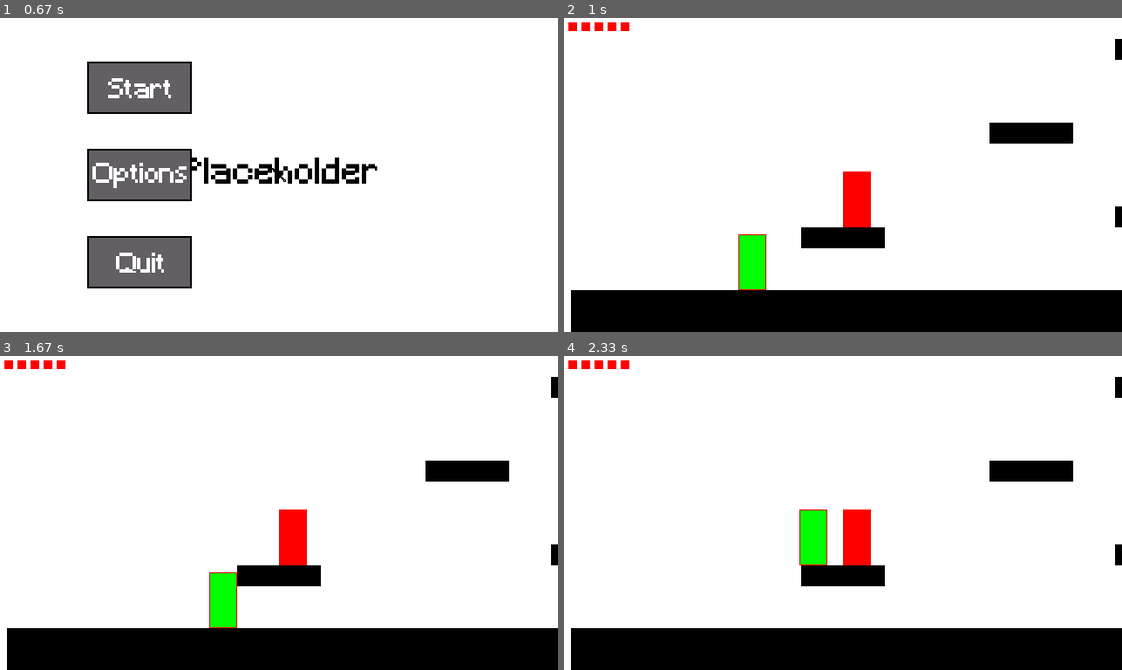
Above: before the commit, frames 1-4 (two rows, left to right).
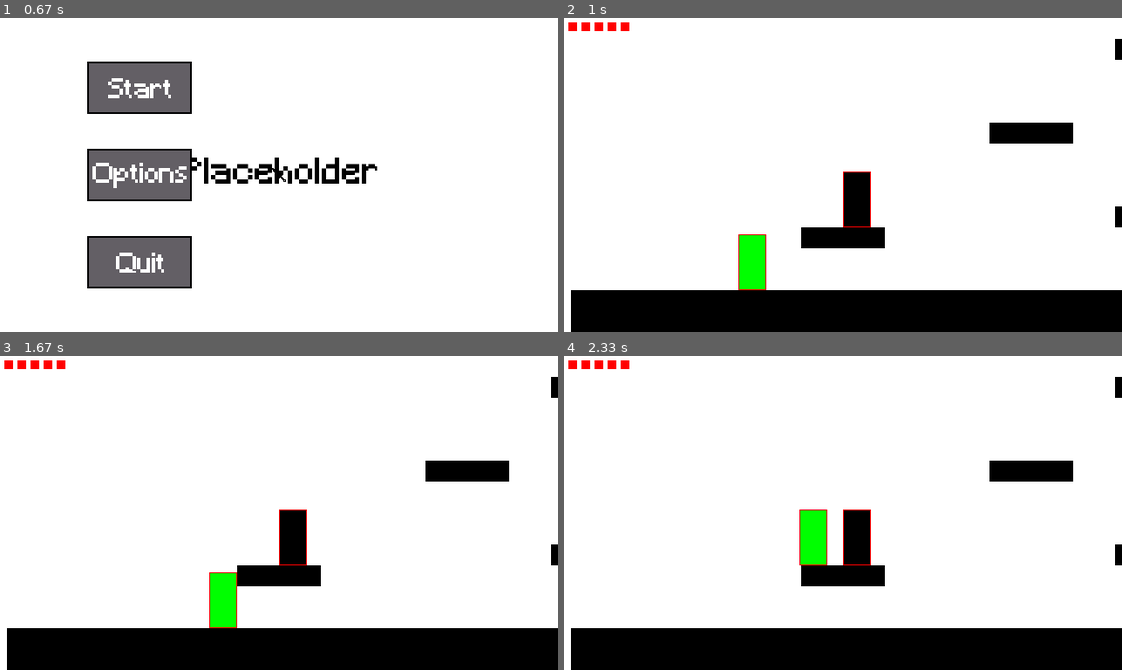
Above: after the commit, the same moments.

Repository: Mallet-Marie/pygame_metroidvania
Game: pygame game, started from game.py
The game is run twice, just before and just after one commit, with the same random seed, the same clock (stepped at 60 frames per second) and the same inputs.
Inputs (mouse positions are in pixels of both pictures, inside the frame that each line leads up to):
- Up to frame 1 (0.67 s): tap Enter at 0.33 s
- Up to frame 2 (1 s): click (703, 87) at 0.72 s
- Up to frame 3 (1.67 s): tap Space at 1 s; hold D from 1.33 s (still down)
- Up to frame 4 (2.33 s): release D at 1.8 s; hold W 1.83-2.13 s; hold D from 2.17 s (still down)

Frame 1 is identical in both runs. In frame 2, 0.8% of the frame differs, in the area x 50-55%, y 49-67%; in frame 3, 0.8%; in frame 4, 0.8%.

Commit message:
samurai ai

Diff:
--- a/map4.ldtk
+++ b/map4.ldtk
@@ -280,6 +280,17 @@
 									"params": ["86,31"]
 								} ]
 							}]
+						},
+						{
+							"__identifier": "Samurai",
+							"__grid": [107,31],
+							"__pivot": [0,0],
+							"__tile": { "tilesetUid": 2, "srcRect": [128,0,64,64] },
+							"width": 64,
+							"height": 64,
+							"defUid": 6,
+							"px": [856,248],
+							"fieldInstances": []
 						}
 					]
 				},
--- a/sprites.py
+++ b/sprites.py
@@ -177,7 +177,7 @@
         #self.image = pygame.transform.flip(self.image, True, False)
         #self.image.set_colorkey(BLACK)
         #self.image = pygame.transform.scale2x(self.image)
-        self.image.fill(RED)
+        self.image.fill(BLACK)
         self.hitbox = self.image.get_rect()
         self.rect = self.image.get_rect()
         self.hitbox = self.hitbox.inflate(-35, -5)
@@ -302,8 +302,10 @@
     def __init__(self, game, pos):
         pygame.sprite.Sprite.__init__(self)
         self.game = game
-        self.image = pygame.image.load(path.join(self.game.game.assets_dir, "samurai.png")).convert_alpha()
-        self.image = pygame.transform.flip(self.image, True, False)
+        #self.image = pygame.image.load(path.join(self.game.game.assets_dir, "samurai.png")).convert_alpha()
+        #self.image = pygame.transform.flip(self.image, True, False)
+        self.image = pygame.Surface((32, 64))
+        self.image.fill(RED)
         self.rect = self.image.get_rect()
         self.hitbox = self.rect.copy()
         self.hitbox = self.hitbox.inflate(-35, -5)
@@ -318,9 +320,17 @@
         self.velx = 0
         self.acc = .5
         self.health = 4
+        self.invincible = False
+        self.patrol = True
+        self.seeking = False
+        self.attack_time = pygame.time.get_ticks()
+        self.should_attack = True
         self.dx = random.randint(-1, 1)
         while self.dx == 0:
             self.dx = random.randint(-1, 1)
+
+    def iframe(self):
+        pass
 
     def vertical_collisions(self, tiles):
         hits = pygame.sprite.spritecollide(self, tiles, False)
@@ -335,14 +345,30 @@
                 self.rect.y = self.posy
 
     def update(self, dt, tiles):
-        self.velx = dt * self.dx * 3.5
+        print(abs(self.rect.x - self.game.player.rect.x))
+        if abs(self.rect.x - self.game.player.rect.x) <= 150:
+            self.seeking = True
+            self.patrol = False
+        else:
+            if self.seeking:
+                self.patrol = True
+                self.seeking = False
+                self.bounds = (self.posx - 75, self.posx +75)
+
+        if self.patrol:
+            if self.rect.centerx <= self.bounds[0]:
+                self.dx = 1
+            elif self.rect.centerx >= self.bounds[1]:
+                self.dx = -1
+        elif self.seeking:
+            if self.rect.x - self.game.player.rect.x < 0:
+                self.dx = 1
+            else:
+                self.dx = -1
+        self.velx = dt * self.dx * 2.65
         self.posx += self.velx
         self.rect.centerx = self.posx
         self.hitbox.centerx = self.posx
-        if self.rect.centerx <= self.bounds[0]:
-            self.dx = 1
-        elif self.rect.centerx >= self.bounds[1]:
-            self.dx = -1
 
         self.vely += self.acc*.9 *dt
         self.posy += ((self.vely * dt) + ((self.acc/2) * (dt**2)))
--- a/states/world.py
+++ b/states/world.py
@@ -136,7 +136,6 @@
         self.dependants.update(self.dt, inputs, self.collision_tiles)
         self.mob_attacks.update(self.dt)
         self.mobs.update(self.dt, self.collision_tiles)
-        #self.tile_sprites.update(self.dt)
         sword_hits = pygame.sprite.groupcollide(self.mobs, self.attacks, False, False)
         for hit in sword_hits:
             if not hit.invincible:
@@ -160,9 +159,6 @@
 
             if self.player.health <= 0 or self.player.rect.bottom >= HEIGHT:
                 self.exit_state()
-                #self.player.kill()
-                #self.game.playing = False
-                #self.game.running = False
 
         parry_hits = pygame.sprite.groupcollide(self.attacks, self.mob_attacks, False, True, pygame.sprite.collide_circle)
         mob_melee_parry = pygame.sprite.groupcollide(self.attacks, self.mob_melee, True, True, pygame.sprite.collide_circle)
@@ -181,5 +177,4 @@
         display.fill(WHITE)
         # *after* drawing everything, flip the display
         self.draw_health(display, 10, 10, self.player.health)
-        #self.tile_sprites.draw(display)
         self.all_sprites.custom_draw(display, self.player)
